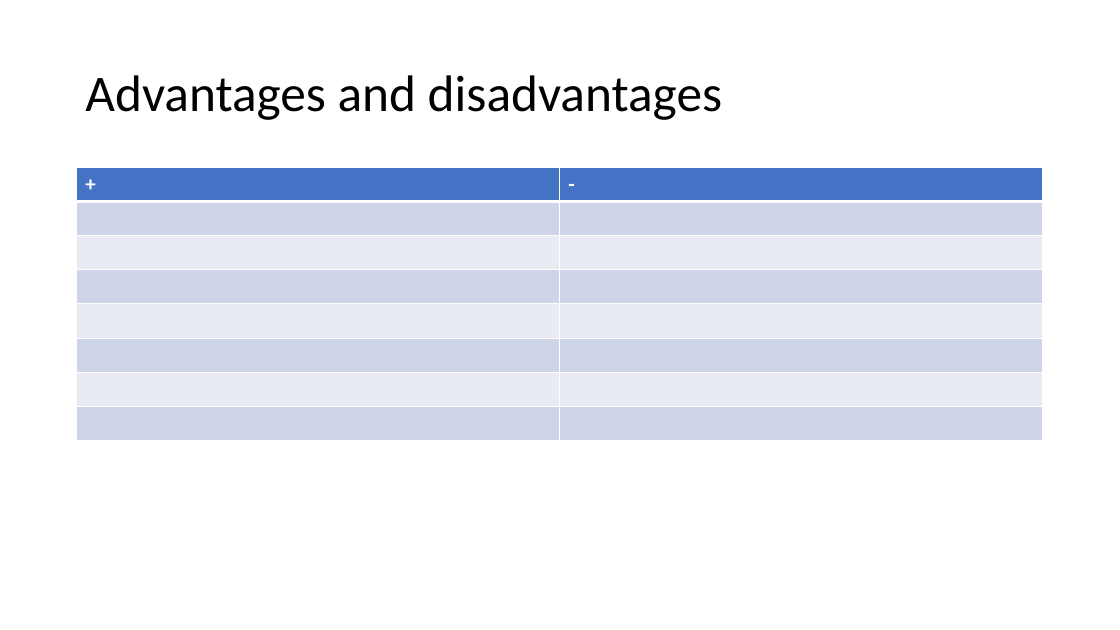
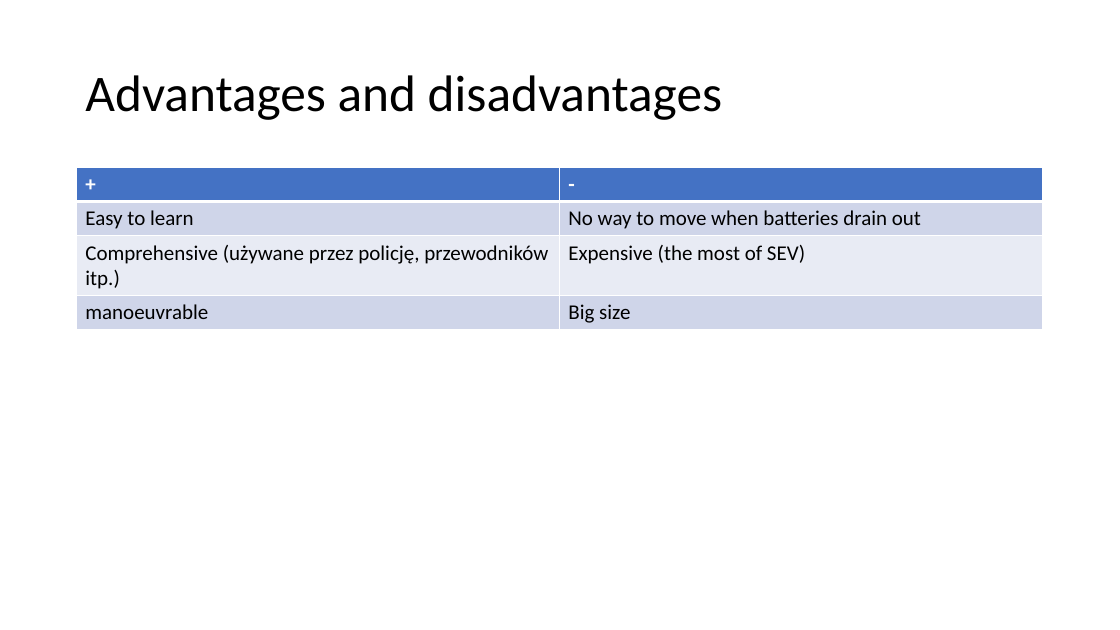
Before and after one commit to MaxGarden/6e3be26eb84bc4f25045a51a02cedb9b88049e0d, a slide deck: slide 12 of Small electric vehicles.pptx (slide 14 before the commit). Drawn at 1120x630 pixels with LibreOffice and Linux fonts; fonts in the diff are those of the drawing. Boxes give left, top, right and bottom in pixels: in the first picture for what was removed or moved away, otherwise in the second. Text is boxed around its words. In the diff, an @@ line names an element or a change of style, - is before the commit and + after.

```diff
--- a/Small electric vehicles.pptx
+++ b/Small electric vehicles.pptx
@@ table at <box>77,168,1044,329</box> @@
-row 2:  | 
-row 3:  | 
-row 4:  | 
-row 5:  | 
-row 6:  | 
-row 7:  | 
-row 8:  | 
+row 2: Easy to learn | No way to move when batteries drain out
+row 3: Comprehensive (używane przez policję, przewodników itp.) | Expensive (the most of SEV)
+row 4: manoeuvrable | Big size
```
Also in this commit, not shown: 9 other slides changed, 2 slides removed, 5 other files.
